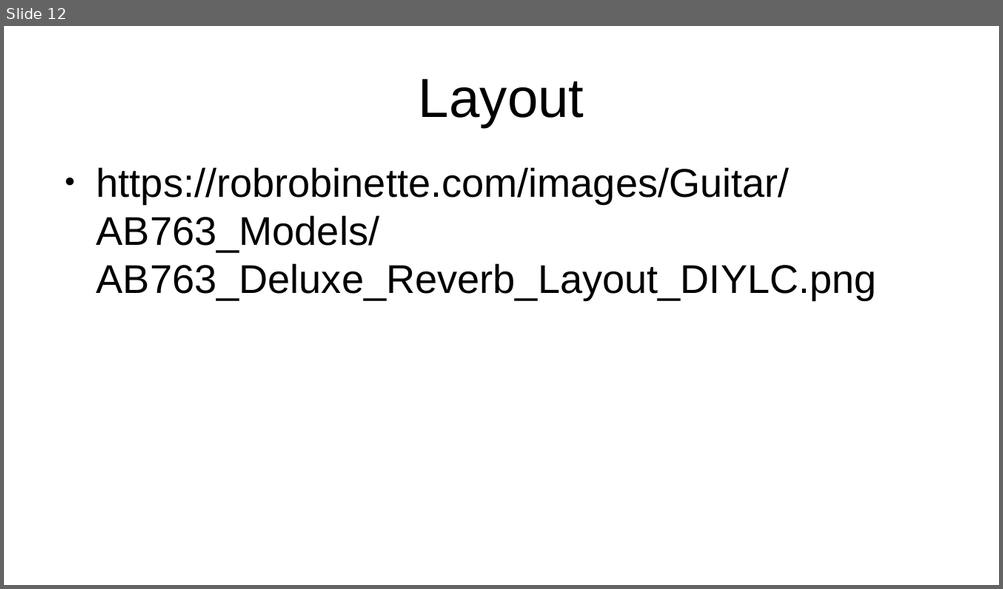
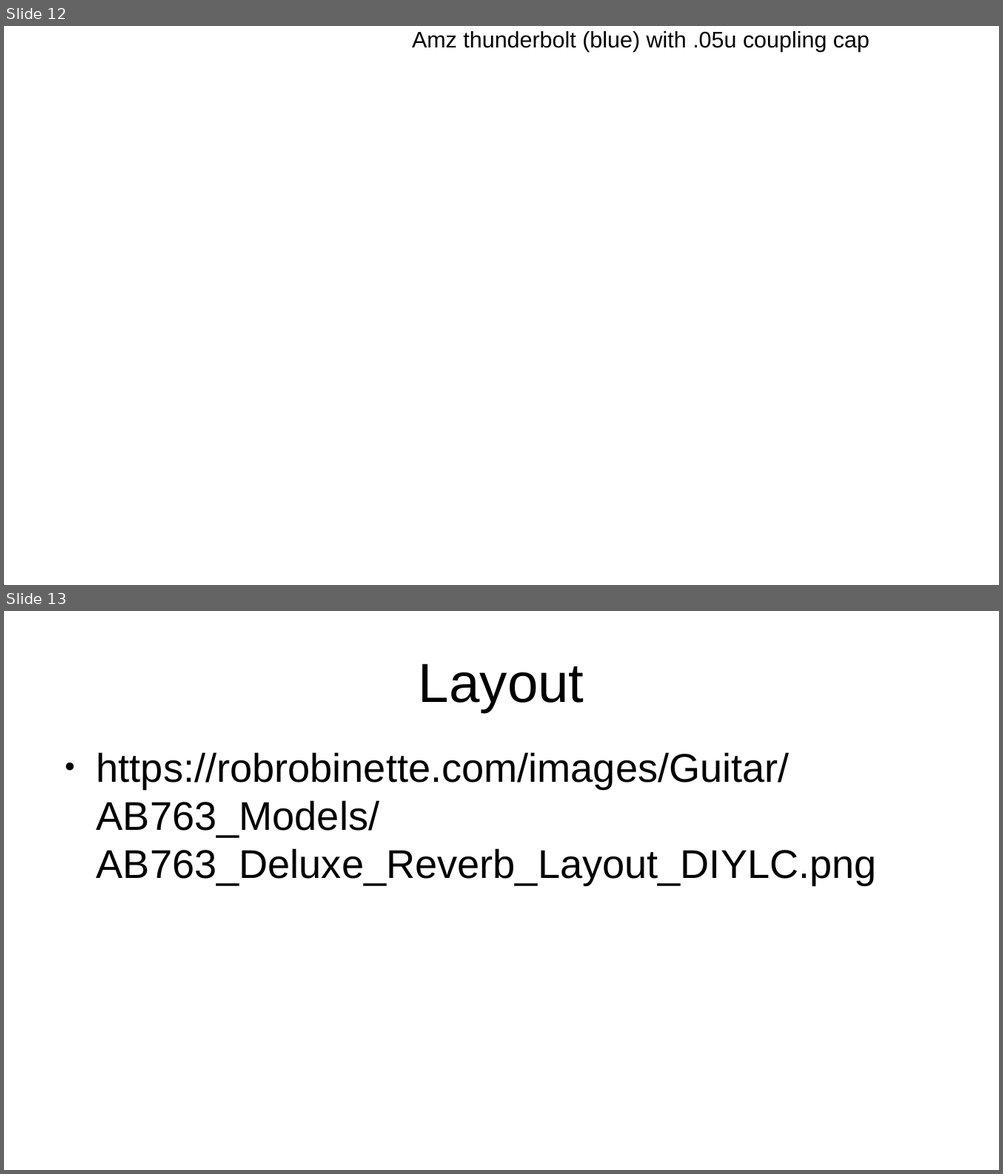
Before and after one commit to forrestrodeman/TuftedPuffinCustom, a slide deck: Electronics/MiniFridgePoet/design_notes.odp. Shown one above the other, each under a label of ours: slide 12 before the commit, slides 12 and 13 after it. The pictures are 1003x589 and 1003x1174 pixels, drawn with LibreOffice and Linux fonts; fonts in the diff are those of the drawing; background and template pictures are left out. Boxes give left, top, right and bottom in pixels: in the first picture for what was removed or moved away, otherwise in the second. Text is boxed around its words. In the diff, an @@ line names an element or a change of style, - is before the commit and + after.

```diff
--- a/Electronics/MiniFridgePoet/design_notes.odp
+++ b/Electronics/MiniFridgePoet/design_notes.odp
@@ slide 12 added at [4,26,999,585], background picture (left out) @@
@@ text added at [412,31,869,52], 18 pt, text #000000 @@
+Amz thunderbolt (blue) with .05u coupling cap
@@ what was slide 12 is now slide 13 @@
```
Also in this commit, not shown: 37 other files.
